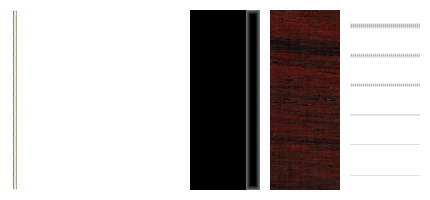
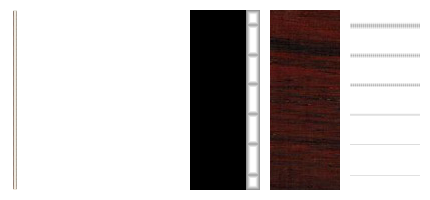
Layered file, before and after one edit (430 x 200). Changes by layer:
renamed "Masque" to "default.png", painted on it over [246, 10, 260, 190]
removed group "Tête" (2 layers) over [246, 10, 260, 190]
removed layer "Bosselage" (was 53%) from group "Tête" over [246, 10, 260, 190]
removed layer "Calque #3" from group "Tête" over [246, 10, 260, 190]
